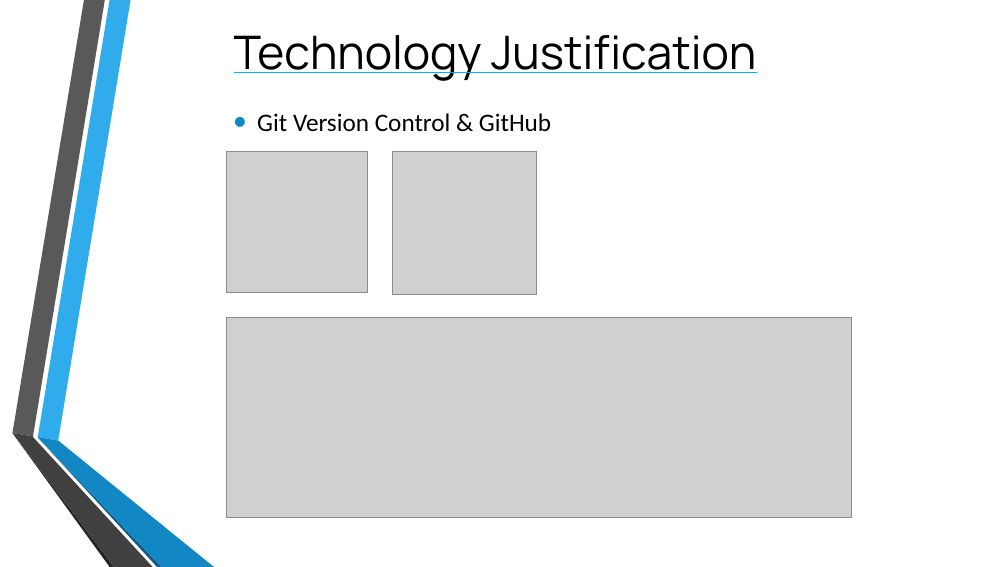
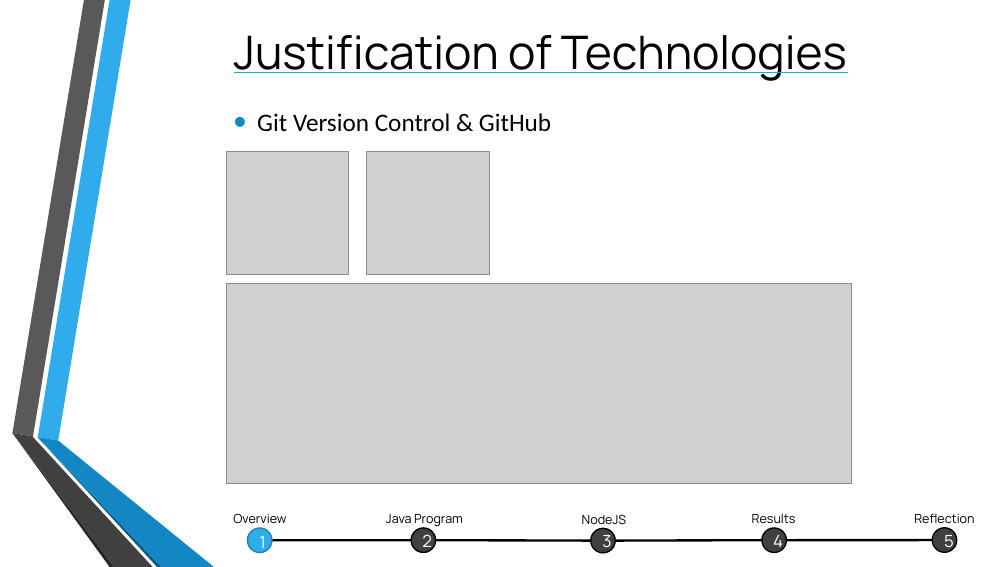
Before and after one commit to TomPlum/major-project, a slide deck: slide 6 of Assessed Work/CPU6001 - Project Viva Presentation.pptx. Drawn at 1008x567 pixels with LibreOffice and Linux fonts; fonts in the diff are those of the drawing; grey boxes stand for pictures; background and template pictures are left out. Boxes give left, top, right and bottom in pixels: in the first picture for what was removed or moved away, otherwise in the second. Text is boxed around its words. In the diff, an @@ line names an element or a change of style, - is before the commit and + after.

```diff
--- a/Assessed Work/CPU6001 - Project Viva Presentation.pptx
+++ b/Assessed Work/CPU6001 - Project Viva Presentation.pptx
@@ title at (234,35,847,81): text changed @@
-Technology Justification
+Justification of Technologies
@@ picture: place and size @@
-picture at (226,152,368,293)
+picture at (226,152,349,274)
@@ picture: place and size @@
-picture at (393,152,536,295)
+picture at (367,152,489,274)
@@ picture: place and size @@
-picture at (226,318,852,517)
+picture at (226,284,852,483)
@@ text added at (233,513,286,523), 12 pt, text #000000 @@
+Overview
@@ ellipse added at (247,528,272,553), fill #30ACEC, outline #247FAF 1.25 pt @@
@@ text added at (259,536,266,553), 16 pt, text #FFFFFF @@
+1
@@ text added at (386,514,463,526), 12 pt, text #000000 @@
+Java Program
@@ ellipse added at (411,528,436,553), fill #404040, outline #000000 1.25 pt @@
@@ text added at (422,531,432,552), 16 pt, text #FFFFFF @@
+2
@@ text added at (582,514,626,528), 12 pt, text #000000 @@
+NodeJS
@@ ellipse added at (591,529,616,554), fill #404040, outline #000000 1.25 pt @@
@@ text added at (602,535,611,553), 16 pt, text #FFFFFF @@
+3
@@ text added at (752,513,796,523), 12 pt, text #000000 @@
+Results
@@ ellipse added at (762,528,787,553), fill #404040, outline #000000 1.25 pt @@
@@ text added at (773,531,783,552), 16 pt, text #FFFFFF @@
+4
@@ text added at (914,513,974,523), 12 pt, text #000000 @@
+Reflection
@@ ellipse added at (932,528,957,553), fill #404040, outline #000000 1.25 pt @@
@@ text added at (944,531,954,552), 16 pt, text #FFFFFF @@
+5
@@ line added from (272, 541) to (411, 541), #000000 2.25 pt @@
@@ line added from (436, 541) to (591, 541), #000000 2.25 pt @@
@@ line added from (616, 541) to (762, 541), #000000 2.25 pt @@
@@ line added from (786, 541) to (932, 540), #000000 2.25 pt @@
```
Also in this commit, not shown: 11 other slides changed, 6 slides added, 4 slides removed, 5 other files.
